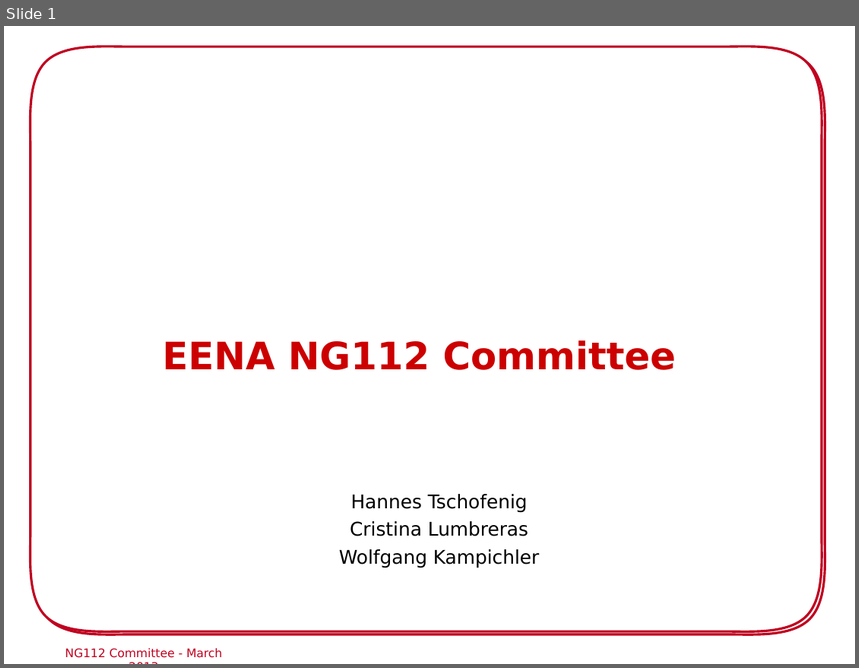
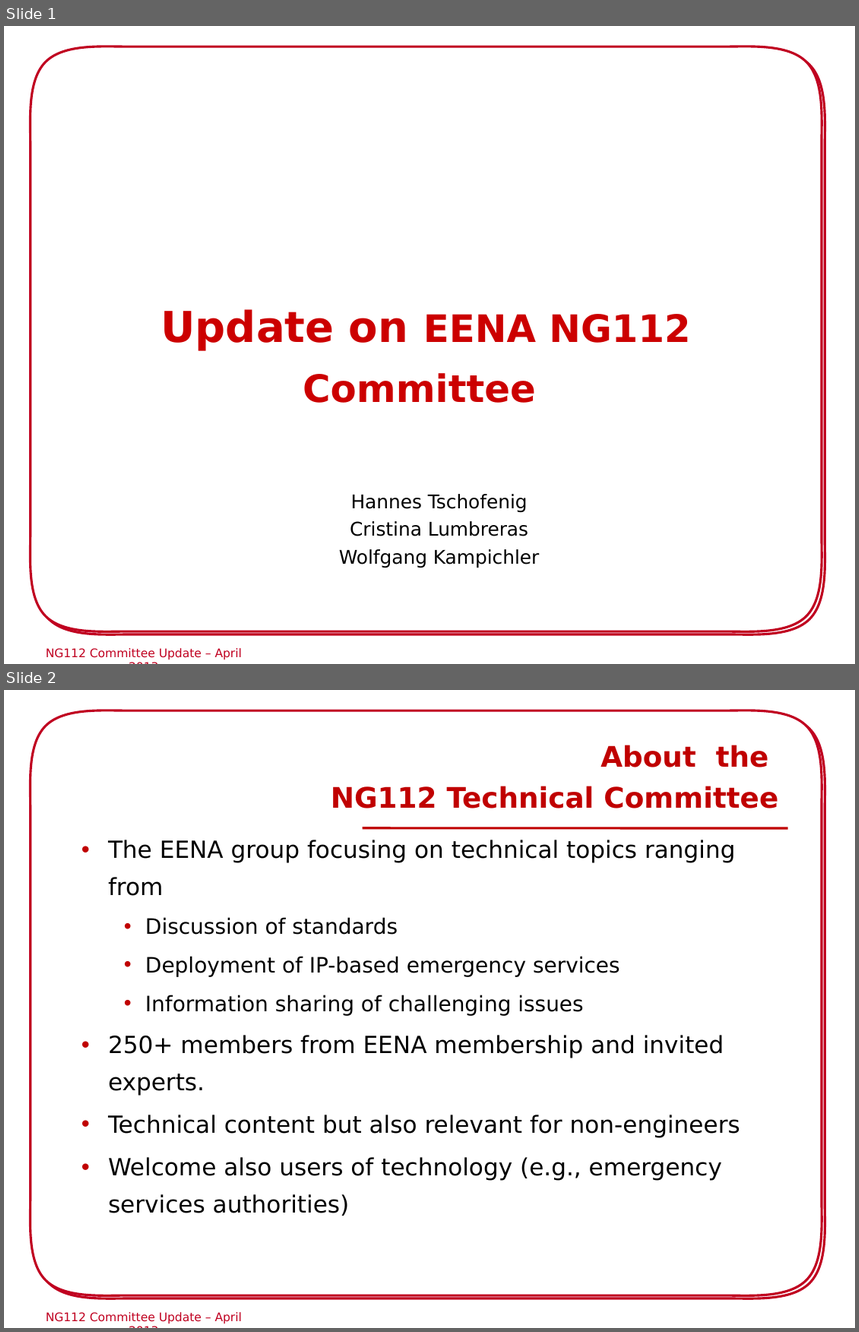
Before and after one commit to hannestschofenig/tschofenig-ids, a slide deck: eena-workshop-riga2013/NG112_Commitee_Riga.ppt. Shown one above the other, each under a label of ours: slide 1 before the commit, slides 1 and 2 after it. The pictures are 859x668 and 859x1332 pixels, drawn with LibreOffice and Linux fonts; fonts in the diff are those of the drawing; background and template pictures are left out. Boxes give left, top, right and bottom in pixels: in the first picture for what was removed or moved away, otherwise in the second. Text is boxed around its words. In the diff, an @@ line names an element or a change of style, - is before the commit and + after.

Commit message:
Update after discussion with Cristina and Wolfgang.

```diff
--- a/eena-workshop-riga2013/NG112_Commitee_Riga.ppt
+++ b/eena-workshop-riga2013/NG112_Commitee_Riga.ppt
@@ slide 2 added at bbox=[4, 690, 855, 1328], background picture (left out); not listed: 3 template elements that a slide beside it also shows @@
@@ text added at bbox=[331, 745, 778, 809], 24 pt, text #C00000, bold @@
+About the
+NG112 Technical Committee
@@ text added at bbox=[108, 840, 740, 1216], 20 pt, text #000000 @@
+  • The EENA group focusing on technical topics ranging from
+    • Discussion of standards
+    • Deployment of IP-based emergency services
+    • Information sharing of challenging issues
+  • 250+ members from EENA membership and invited experts.
+  • Technical content but also relevant for non-engineers
+  • Welcome also users of technology (e.g., emergency services authorities)
@@ line added from (363, 828) to (788, 829), #C00000 2.01 pt @@
@@ slide 1 changed as well @@
@@ title at bbox=[161, 309, 690, 403]: text changed @@
-EENA NG112 Committee
+Update on EENA NG112 Committee
@@ text at bbox=[46, 648, 242, 661]: text changed @@
-NG112 Committee - March 2013
+NG112 Committee Update – April 2013
```
Also in this commit, not shown: 15 other slides changed, 2 other slides added, 2 slides removed.
